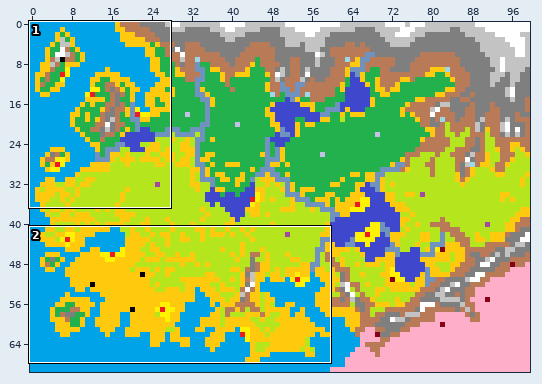
Two states of a sprite sheet, assets/worldmap.png. The first picture is a wide view before the edit; the outline marks the close-up.
Close-up. The starting point:
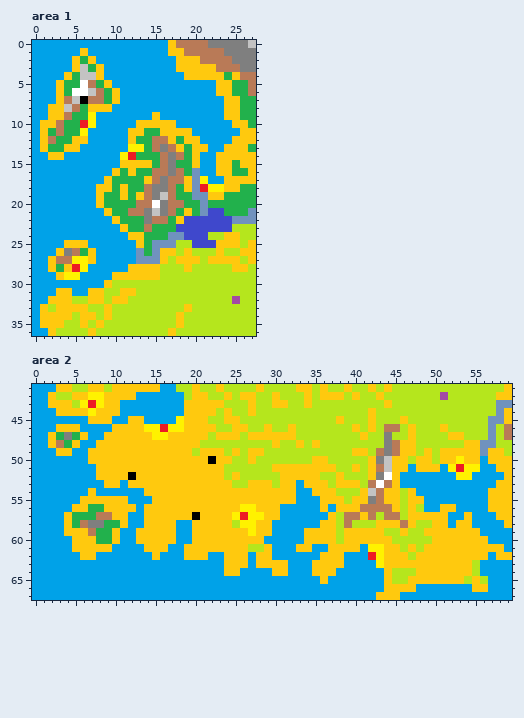
The file is 100x70 pixels. Shown: area 1: x 0..27, y 0..36; area 2: x 0..59, y 41..67.
New version:
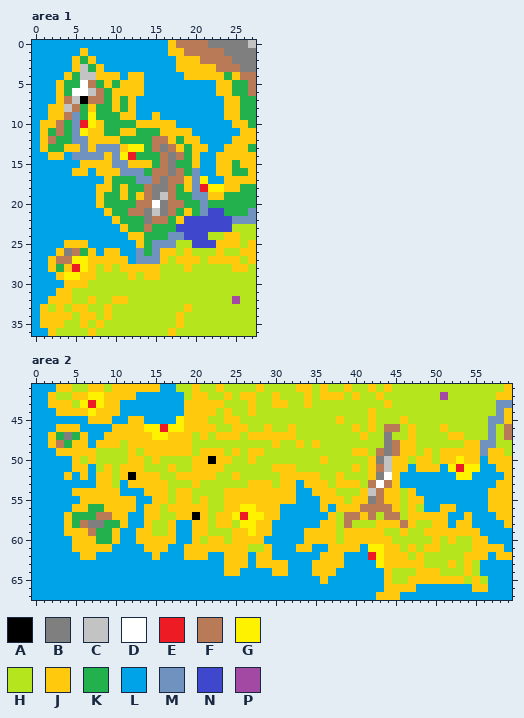
Palette (. is transparent): A #000000  B #7f7f7f  C #c3c3c3  D #ffffff  E #ed1c24  F #b97a57  G #fff200  H #b5e61d  J #ffc90e  K #22b14c  L #00a2e8  M #7092be  N #3f48cc  P #a349a4
Changes in this commit:
Area 1:
y 4: x 9..10 LL -> JJ; x 12..13 LL -> JJ
y 5: x 10..13 LLLL -> KJJJ
y 6: x 11..13 LLL -> JJJ
y 7: x 11..12 LL -> KJ
y 8: x 8..12 JJLLL -> KKJKJ
y 9: x 5 K -> M; x 8..12 LLLLL -> KKKJJ
y 10: x 5 K -> M; x 8..12 LLLLL -> JKKKK
y 11: x 5 K -> M; x 7..11 LLLLL -> JJKKJ; x 13 J -> K
y 12: x 5..12 JJLLLLLJ -> MMJJJJKK
y 13: x 6..11 LLLLLL -> MJMMMJ
y 14: x 5..10 LLLLLL -> MMMMJM
y 15: x 6..11 LLLLLJ -> JJJJMM
y 16: x 5..6 LL -> JJ; x 8..9 LL -> JJ; x 11..13 KJK -> MMM
y 17: x 13..14 KJ -> MM
y 26: x 9..10 LL -> JJ
y 27: x 8..11 LLLL -> JJJJ
y 28: x 7..11 LLLLL -> JHJHJ
y 29: x 6..11 LLLLJJ -> JJHHHH; x 13 J -> H
y 30: x 4..9 LLLLLJ -> JJJHHH
y 31: x 5..8 LLJJ -> HHHH; x 11..12 JJ -> HH
y 32: x 8 J -> H
y 33: x 4 J -> H
Area 2:
y 47: x 20 J -> H
y 48: x 6 L -> J; x 11 J -> H; x 20 J -> H
y 49: x 5..6 LL -> JJ; x 8..11 JJJJ -> HHHH; x 13 J -> H
y 50: x 5..6 LL -> JH; x 8..11 JJJJ -> HHHH; x 14 J -> H; x 16..19 JJJJ -> HHHH; x 35 J -> H
y 51: x 5..6 LL -> JJ; x 8 J -> H; x 10 J -> H; x 14..16 JJJ -> HHH; x 18..19 JJ -> HH; x 33..37 JJJJJ -> HHHHH
y 52: x 4 L -> J; x 6 L -> J; x 10 J -> H; x 16..17 JJ -> HH; x 23 J -> H
y 53: x 8 L -> J; x 10 J -> H; x 17..19 JJJ -> HHH; x 21..24 JJJJ -> HHHH
y 54: x 5..6 LL -> JJ; x 8..10 LLL -> JJJ; x 17 J -> H; x 20..23 JJJJ -> HHHH
y 55: x 12 L -> J; x 17 J -> H; x 20 J -> H; x 22..23 JJ -> HH
y 56: x 16 J -> H; x 22..23 JJ -> HH
y 57: x 16..17 JJ -> HH; x 22 J -> H
y 58: x 15..16 JJ -> HH; x 22 J -> H
y 59: x 15..16 JJ -> HH; x 22..24 JJJ -> HHH
y 60: x 21 J -> H; x 24 J -> H; x 51 J -> H; x 53..54 JJ -> HH
y 61: x 51..54 JJJJ -> HHHH
y 62: x 49..53 JJJJJ -> HHHHH
y 63: x 49..51 JJJ -> HHH; x 53 J -> H
y 64: x 51..53 JJJ -> HHH
